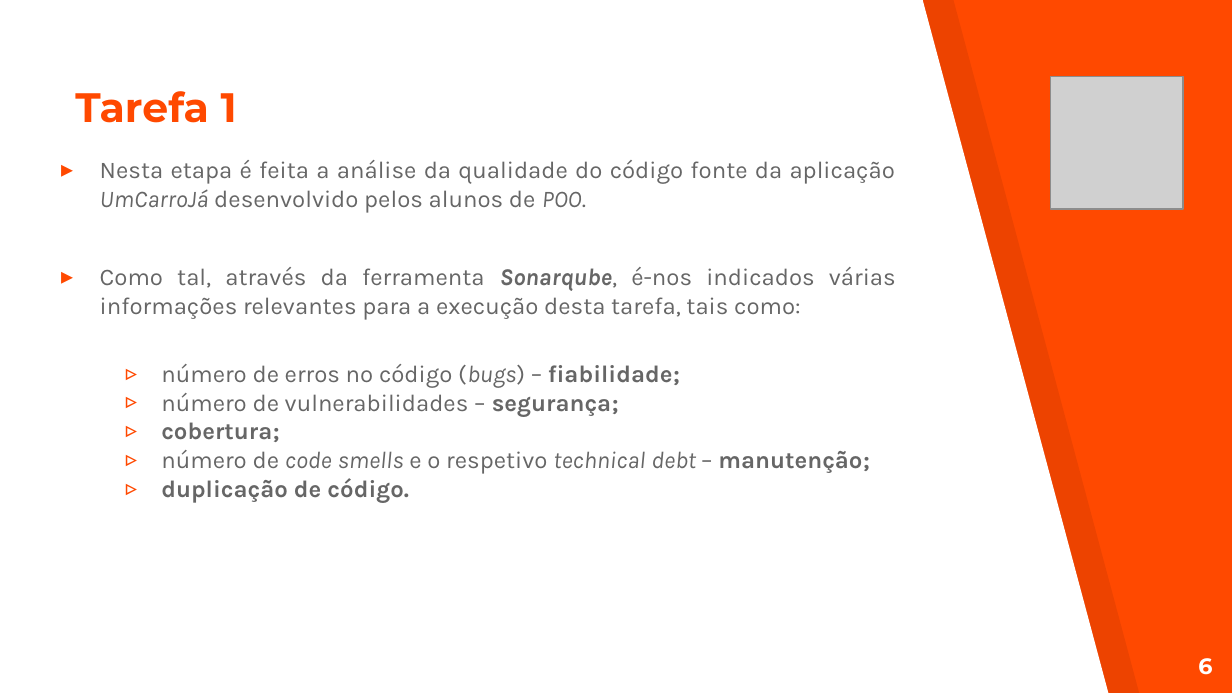
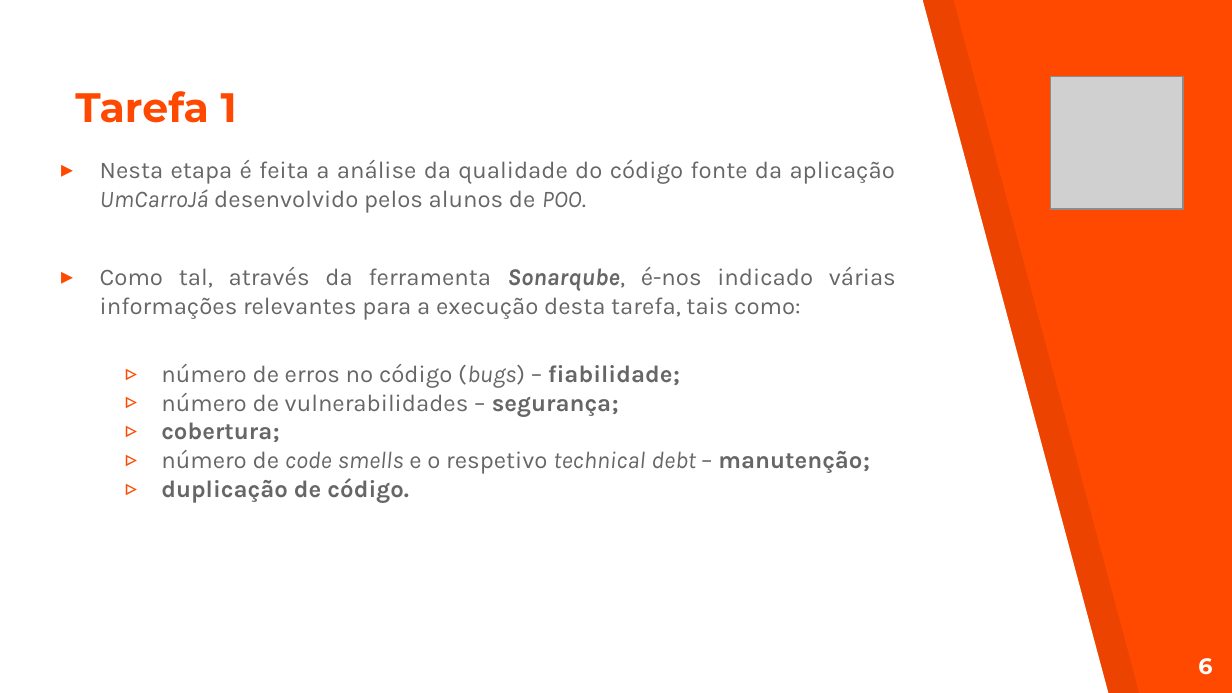
Before and after one commit to Nelson198/ATS, a slide deck: slide 6 of Apresentação.pptx. Drawn at 1232x693 pixels with LibreOffice and Linux fonts; fonts in the diff are those of the drawing; grey boxes stand for pictures. Boxes give left, top, right and bottom in pixels: in the first picture for what was removed or moved away, otherwise in the second. Text is boxed around its words. In the diff, an @@ line names an element or a change of style, - is before the commit and + after.

Commit message:
#109 Commit: PPT

```diff
--- a/Apresentação.pptx
+++ b/Apresentação.pptx
@@ text at [100, 267, 896, 320]: text changed @@
-▸ Como tal, através da ferramenta Sonarqube, é-nos indicados várias informações relevantes para a execução desta tarefa, tais como:
+▸ Como tal, através da ferramenta Sonarqube, é-nos indicado várias informações relevantes para a execução desta tarefa, tais como:
```
Also in this commit, not shown: 2 other slides changed.
